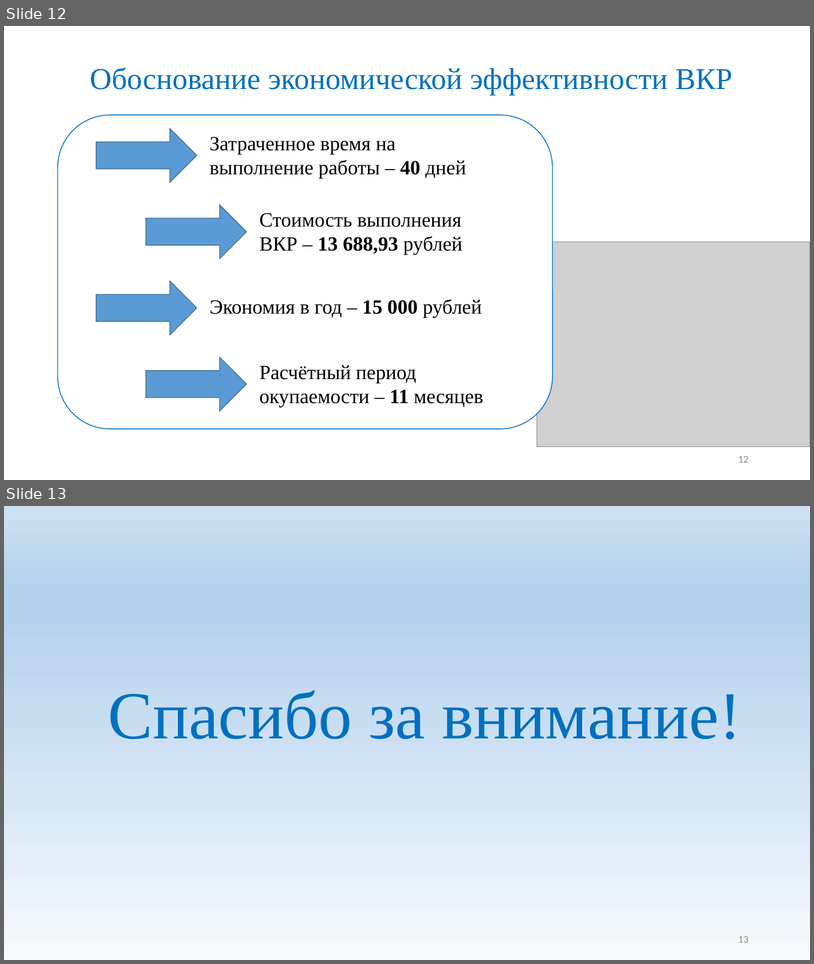
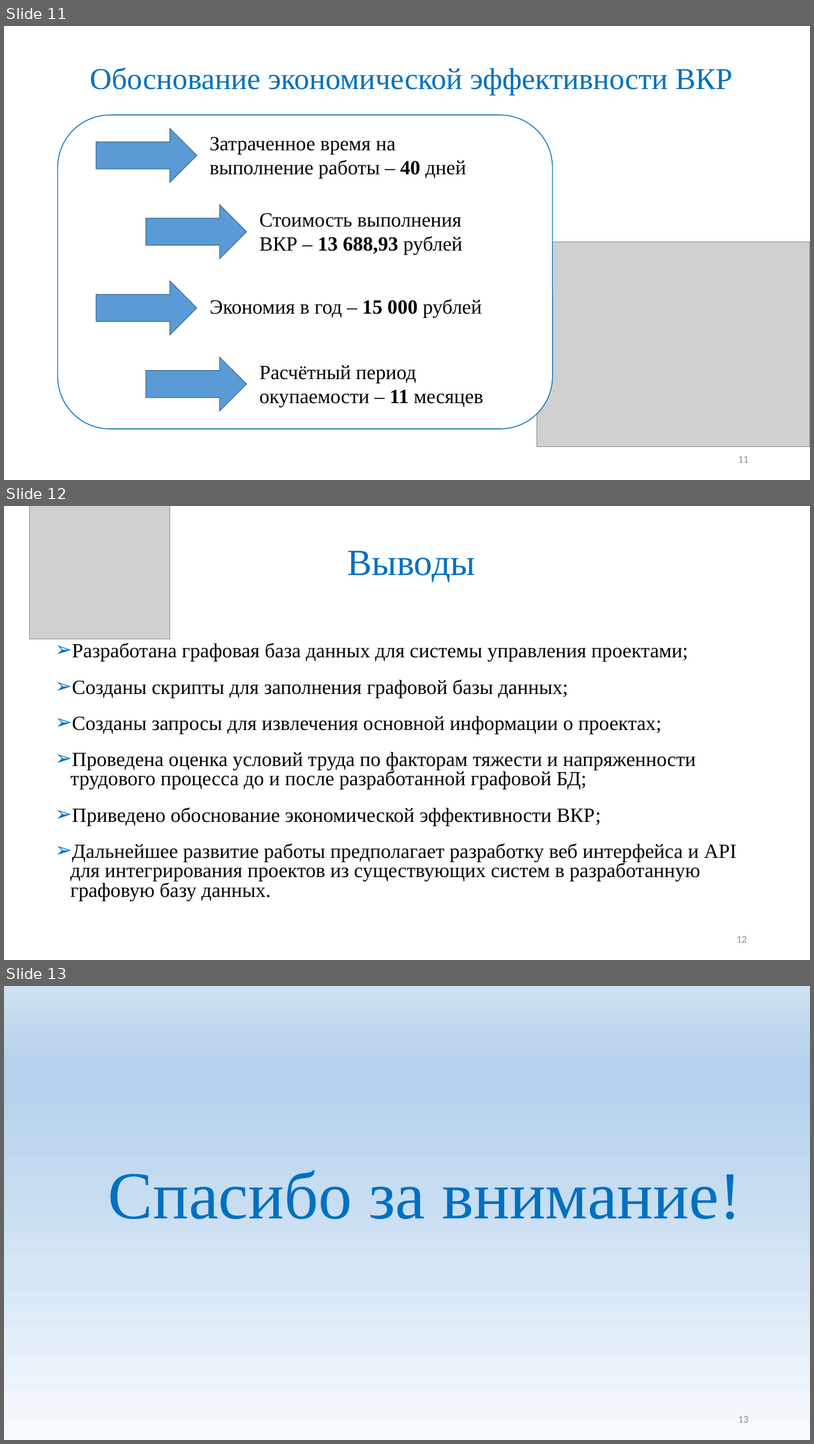
Before and after one commit to Maglus/-2017, a slide deck: Презентация ВКР2017.pptx. Shown one above the other, each under a label of ours: slides 12 and 13 before the commit, slides 11, 12 and 13 after it. The pictures are 814x964 and 814x1444 pixels, drawn with LibreOffice and Linux fonts; fonts in the diff are those of the drawing; grey boxes stand for pictures. Boxes give left, top, right and bottom in pixels: in the first picture for what was removed or moved away, otherwise in the second. Text is boxed around its words. In the diff, an @@ line names an element or a change of style, - is before the commit and + after.

```diff
--- a/Презентация ВКР2017.pptx
+++ b/Презентация ВКР2017.pptx
@@ slide 12 added at [4,506,810,960], background #FFFFFF @@
@@ picture added at [29,506,170,639] @@
@@ title added at [348,550,476,582], 44 pt, text #0070C0 @@
+Выводы
@@ text added at [71,643,737,900], 24 pt, text #000000 @@
+➢ Разработана графовая база данных для системы управления проектами;
+➢ Созданы скрипты для заполнения графовой базы данных;
+➢ Созданы запросы для извлечения основной информации о проектах;
+➢ Проведена оценка условий труда по факторам тяжести и напряженности трудового процесса до и после разработанной графовой БД;
+➢ Приведено обоснование экономической эффективности ВКР;
+➢ Дальнейшее развитие работы предполагает разработку веб интерфейса и API для интегрирования проектов из существующих систем в разработанную графовую базу данных.
@@ page number added at [737,936,747,942], 12 pt, text #8C8C8C @@
+12
@@ what was slide 12 is now slide 11 @@
@@ page number at [738,456,749,462]: text changed @@
-12
+11
```
Also in this commit, not shown: 6 slides changed, 1 slide removed.
